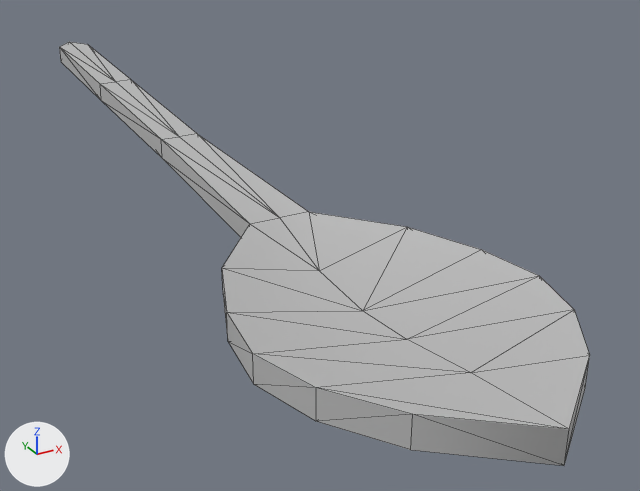
Before and after pictures for a commit that changed the FBX model Assets/Models/Mike(Xueyuan)_Models/Spon.fbx.
Before and after are seen from a 50 mm lens placed at (-0.0549, -0.1406, 0.0551), pointed at (0.0155, -0.0127, -0.0089). Arrows for +X, +Y and +Z are at lower left; the lights stay in place. Mesh edges are drawn as thin lines. Where no turn or scale is listed for an object, it has been applied to the vertices.
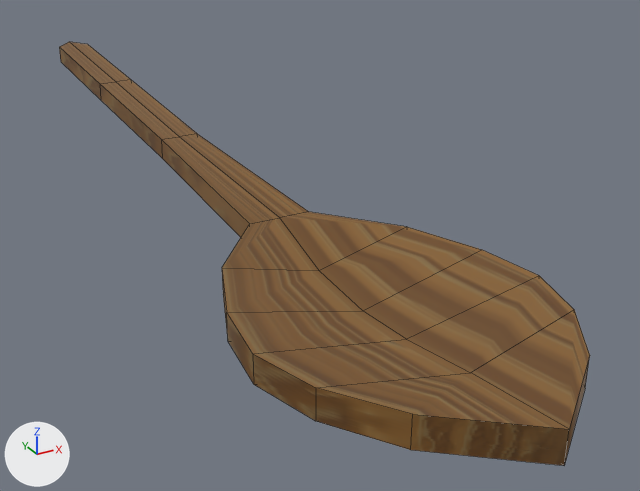
The edits, one by one:
Picture 'Spon_lambert1_BaseColor.png' (img_spon_lambert1_basecolor_png) is new.
In material 'lambert1' (mat_lambert1), base_color is no longer (0.5, 0.5, 0.5), grey #bcbcbc.
In material 'lambert1' (mat_lambert1), roughness goes from 0.553 to 0.5.
In material 'lambert1' (mat_lambert1), texture is now set to img_spon_lambert1_basecolor_png.

Location of each change, [x1, y1, x2, y2] in pixels of the pictures (640 x 491 px):
'pCube1', surface changed (grey to brown)
    both: [59, 42, 590, 466]
